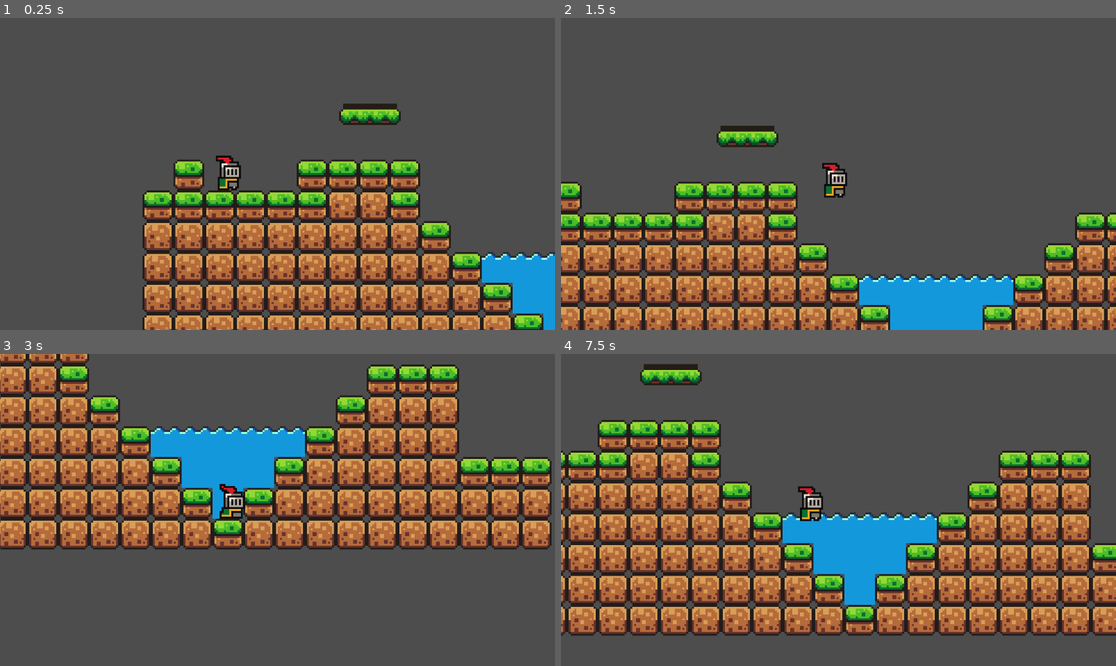
Above: before the commit, frames 1-4 (two rows, left to right).
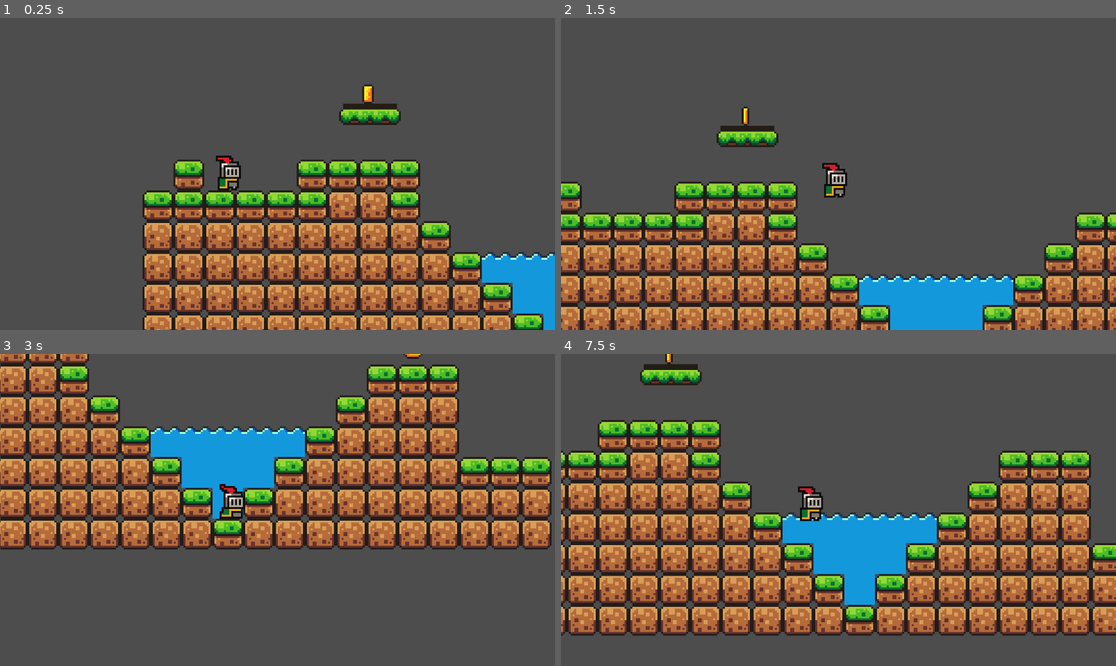
Above: after the commit, the same moments.

Repository: nyukkiw/my-game
Game: Godot game, scene res://scenes/world.tscn
Same seed, same stepped clock (60 frames per second), same inputs: the game is played once before the commit and once after it.
Inputs:
- Up to frame 1 (0.25 s): no input
- Up to frame 2 (1.5 s): tap Enter (ui_accept) at 0.5, 0.77 s; hold Right (ui_right) from 0.53 s (still down)
- Up to frame 3 (3 s): tap Enter (ui_accept) at 1.52 s; release Right (ui_right) at 2.03 s; hold Left (ui_left) 2.03-2.78 s; hold Right (ui_right) from 2.78 s (still down)
- Up to frame 4 (7.5 s): tap Enter (ui_accept) at 3.02, 3.77, 4.52, 6.02, 6.77 s; release Right (ui_right) at 4.28 s; hold Left (ui_left) 4.28-5.03 s; hold Right (ui_right) 5.03-5.78 s; hold Left (ui_left) 5.78-7.28 s; hold Right (ui_right) from 7.28 s (still down)

The runs differ from the first frame. In frame 1, 0.1% of the frame differs, in the area x 65-68%, y 21-28%; in frame 2, less than 0.1%; in frame 3, less than 0.1%; in frame 4, less than 0.1%.

Commit message:
made a coin and pickup the coin

Diff:
--- /dev/null
+++ b/scenes/coin.tscn
@@ -0,0 +1,121 @@
+[gd_scene load_steps=18 format=3 uid="uid://dptn7r2yboy2y"]
+
+[ext_resource type="Script" uid="uid://ccad7cdchc6jn" path="res://scripts/coin.gd" id="1_i64fm"]
+[ext_resource type="Texture2D" uid="uid://b66w4pt03dn23" path="res://assets/sprites/coin.png" id="1_rwqht"]
+
+[sub_resource type="AtlasTexture" id="AtlasTexture_i64fm"]
+atlas = ExtResource("1_rwqht")
+region = Rect2(0, 0, 16, 16)
+
+[sub_resource type="AtlasTexture" id="AtlasTexture_11l1o"]
+atlas = ExtResource("1_rwqht")
+region = Rect2(16, 0, 16, 16)
+
+[sub_resource type="AtlasTexture" id="AtlasTexture_d14el"]
+atlas = ExtResource("1_rwqht")
+region = Rect2(32, 0, 16, 16)
+
+[sub_resource type="AtlasTexture" id="AtlasTexture_1ikuy"]
+atlas = ExtResource("1_rwqht")
+region = Rect2(48, 0, 16, 16)
+
+[sub_resource type="AtlasTexture" id="AtlasTexture_wnlwo"]
+atlas = ExtResource("1_rwqht")
+region = Rect2(64, 0, 16, 16)
+
+[sub_resource type="AtlasTexture" id="AtlasTexture_jig8b"]
+atlas = ExtResource("1_rwqht")
+region = Rect2(80, 0, 16, 16)
+
+[sub_resource type="AtlasTexture" id="AtlasTexture_xmuha"]
+atlas = ExtResource("1_rwqht")
+region = Rect2(96, 0, 16, 16)
+
+[sub_resource type="AtlasTexture" id="AtlasTexture_kfxoj"]
+atlas = ExtResource("1_rwqht")
+region = Rect2(112, 0, 16, 16)
+
+[sub_resource type="AtlasTexture" id="AtlasTexture_jsmju"]
+atlas = ExtResource("1_rwqht")
+region = Rect2(128, 0, 16, 16)
+
+[sub_resource type="AtlasTexture" id="AtlasTexture_s0mny"]
+atlas = ExtResource("1_rwqht")
+region = Rect2(144, 0, 16, 16)
+
+[sub_resource type="AtlasTexture" id="AtlasTexture_7cc30"]
+atlas = ExtResource("1_rwqht")
+region = Rect2(160, 0, 16, 16)
+
+[sub_resource type="AtlasTexture" id="AtlasTexture_rojmm"]
+atlas = ExtResource("1_rwqht")
+region = Rect2(176, 0, 16, 16)
+
+[sub_resource type="SpriteFrames" id="SpriteFrames_ls27i"]
+animations = [{
+"frames": [{
+"duration": 1.0,
+"texture": SubResource("AtlasTexture_i64fm")
+}, {
+"duration": 1.0,
+"texture": SubResource("AtlasTexture_11l1o")
+}, {
+"duration": 1.0,
+"texture": SubResource("AtlasTexture_d14el")
+}, {
+"duration": 1.0,
+"texture": SubResource("AtlasTexture_1ikuy")
+}, {
+"duration": 1.0,
+"texture": SubResource("AtlasTexture_wnlwo")
+}, {
+"duration": 1.0,
+"texture": SubResource("AtlasTexture_jig8b")
+}, {
+"duration": 1.0,
+"texture": SubResource("AtlasTexture_xmuha")
+}, {
+"duration": 1.0,
+"texture": SubResource("AtlasTexture_kfxoj")
+}, {
+"duration": 1.0,
+"texture": SubResource("AtlasTexture_jsmju")
+}, {
+"duration": 1.0,
+"texture": SubResource("AtlasTexture_s0mny")
+}, {
+"duration": 1.0,
+"texture": SubResource("AtlasTexture_7cc30")
+}, {
+"duration": 1.0,
+"texture": SubResource("AtlasTexture_rojmm")
+}],
+"loop": true,
+"name": &"default",
+"speed": 10.0
+}]
+
+[sub_resource type="GDScript" id="GDScript_11l1o"]
+script/source = "extends AnimatedSprite2D
+
+
+
+"
+
+[sub_resource type="CircleShape2D" id="CircleShape2D_ssuvv"]
+radius = 5.09902
+
+[node name="coin" type="Area2D"]
+collision_mask = 2
+script = ExtResource("1_i64fm")
+
+[node name="AnimatedSprite2D" type="AnimatedSprite2D" parent="."]
+sprite_frames = SubResource("SpriteFrames_ls27i")
+autoplay = "default"
+frame_progress = 0.15591
+script = SubResource("GDScript_11l1o")
+
+[node name="CollisionShape2D" type="CollisionShape2D" parent="."]
+shape = SubResource("CircleShape2D_ssuvv")
+
+[connection signal="body_entered" from="." to="." method="_on_body_entered"]
--- a/scenes/player.tscn
+++ b/scenes/player.tscn
@@ -44,6 +44,7 @@
 
 [node name="player" type="CharacterBody2D"]
 z_index = 5
+collision_layer = 2
 script = ExtResource("1_g2els")
 
 [node name="AnimatedSprite2D" type="AnimatedSprite2D" parent="."]
--- a/scenes/world.tscn
+++ b/scenes/world.tscn
@@ -1,8 +1,9 @@
-[gd_scene load_steps=9 format=3 uid="uid://b7jw0h0vugwoa"]
+[gd_scene load_steps=10 format=3 uid="uid://b7jw0h0vugwoa"]
 
 [ext_resource type="PackedScene" uid="uid://bfhfe6swef755" path="res://scenes/player.tscn" id="1_nnsk1"]
 [ext_resource type="Texture2D" uid="uid://dfok7scaneg0a" path="res://assets/sprites/world_tileset.png" id="1_rwgxs"]
 [ext_resource type="PackedScene" uid="uid://dua842gnibkls" path="res://scenes/platform.tscn" id="3_4wyf3"]
+[ext_resource type="PackedScene" uid="uid://dptn7r2yboy2y" path="res://scenes/coin.tscn" id="4_k0juu"]
 
 [sub_resource type="TileSetAtlasSource" id="TileSetAtlasSource_4wyf3"]
 texture = ExtResource("1_rwgxs")
@@ -179,6 +180,21 @@
 physics_layer_0/collision_layer = 1
 sources/0 = SubResource("TileSetAtlasSource_4wyf3")
 
+[sub_resource type="Animation" id="Animation_k0juu"]
+length = 0.001
+tracks/0/type = "value"
+tracks/0/imported = false
+tracks/0/enabled = true
+tracks/0/path = NodePath(".:position")
+tracks/0/interp = 1
+tracks/0/loop_wrap = true
+tracks/0/keys = {
+"times": PackedFloat32Array(0),
+"transitions": PackedFloat32Array(1),
+"update": 0,
+"values": [Vector2(390, 58)]
+}
+
 [sub_resource type="Animation" id="Animation_4wyf3"]
 resource_name = "move"
 length = 3.0
@@ -196,21 +212,6 @@
 "values": [Vector2(390, 58), Vector2(496, 59)]
 }
 
-[sub_resource type="Animation" id="Animation_k0juu"]
-length = 0.001
-tracks/0/type = "value"
-tracks/0/imported = false
-tracks/0/enabled = true
-tracks/0/path = NodePath(".:position")
-tracks/0/interp = 1
-tracks/0/loop_wrap = true
-tracks/0/keys = {
-"times": PackedFloat32Array(0),
-"transitions": PackedFloat32Array(1),
-"update": 0,
-"values": [Vector2(390, 58)]
-}
-
 [sub_resource type="AnimationLibrary" id="AnimationLibrary_71j4m"]
 _data = {
 &"RESET": SubResource("Animation_k0juu"),
@@ -243,3 +244,9 @@
 &"": SubResource("AnimationLibrary_71j4m")
 }
 autoplay = "move"
+
+[node name="coin" parent="." instance=ExtResource("4_k0juu")]
+position = Vector2(101, -18)
+
+[node name="coin2" parent="." instance=ExtResource("4_k0juu")]
+position = Vector2(296, 24)
--- /dev/null
+++ b/scripts/coin.gd
@@ -0,0 +1,8 @@
+extends Area2D
+
+
+
+
+func _on_body_entered(body: Node2D) -> void:
+	print("+1")
+	queue_free()
Not shown, added: scripts/coin.gd.uid
